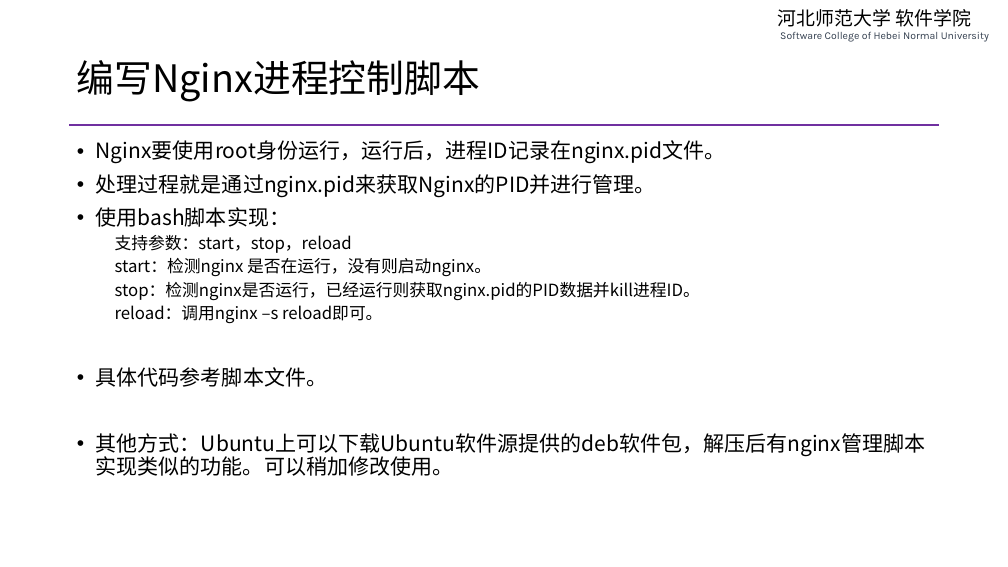
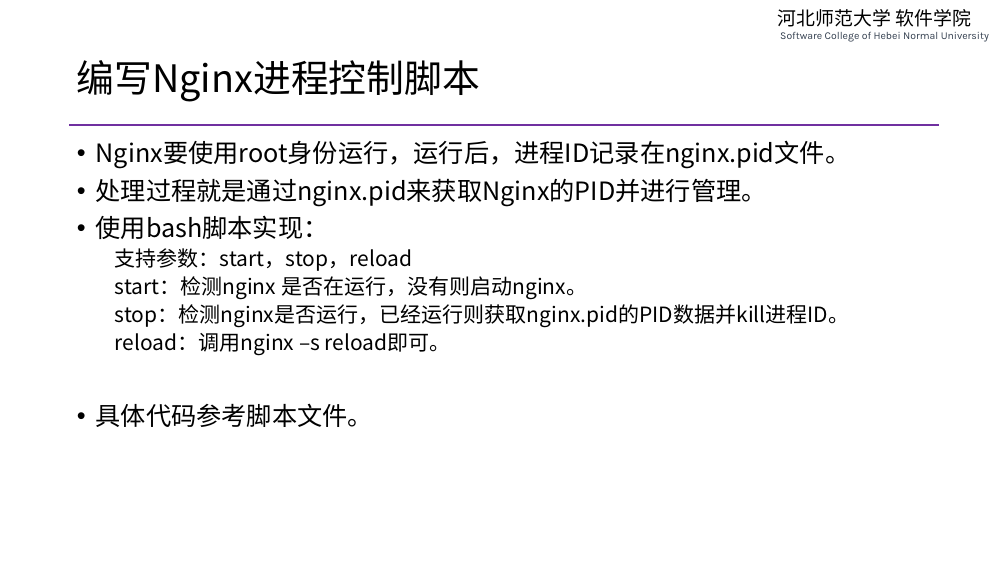
Before and after one commit to edu2act/course-php-serverside-development-on-linux, a slide deck: slide 16 of materials/slides/ch03-lnmp-basic.pptx. Drawn at 1008x567 pixels with LibreOffice and Linux fonts; fonts in the diff are those of the drawing. Boxes give left, top, right and bottom in pixels: in the first picture for what was removed or moved away, otherwise in the second. Text is boxed around its words. In the diff, an @@ line names an element or a change of style, - is before the commit and + after.

```diff
--- a/materials/slides/ch03-lnmp-basic.pptx
+++ b/materials/slides/ch03-lnmp-basic.pptx
@@ text "Nginx要使用root身份运行，运行后，进程ID记录在nginx.pid文件。" at (x1=96, y1=140, x2=850, y2=427): size 20 to 24 pt in "Nginx要使用root身份运行，运行后，进程ID记录在nginx.pid文件。", "处理过程就是通过nginx.pid来获取Nginx的PID并进行管理。", "使用bash脚本实现：", "具体代码参考脚本文件。"; size 16 to 20 pt in "支持参数：start，stop，reload", "start：检测nginx 是否在运行，没有则启动nginx。", "stop：检测nginx是否运行，已经运行则获取nginx.pid的PID数据并kill进程ID。", "reload：调用nginx –s reload即可。" @@
@@ text at (x1=96, y1=433, x2=926, y2=476): paragraph removed @@
-• 其他方式：Ubuntu上可以下载Ubuntu软件源提供的deb软件包，解压后有nginx管理脚本实现类似的功能。可以稍加修改使用。
```
Also in this commit, not shown: 10 other slides changed, 3 other files.
